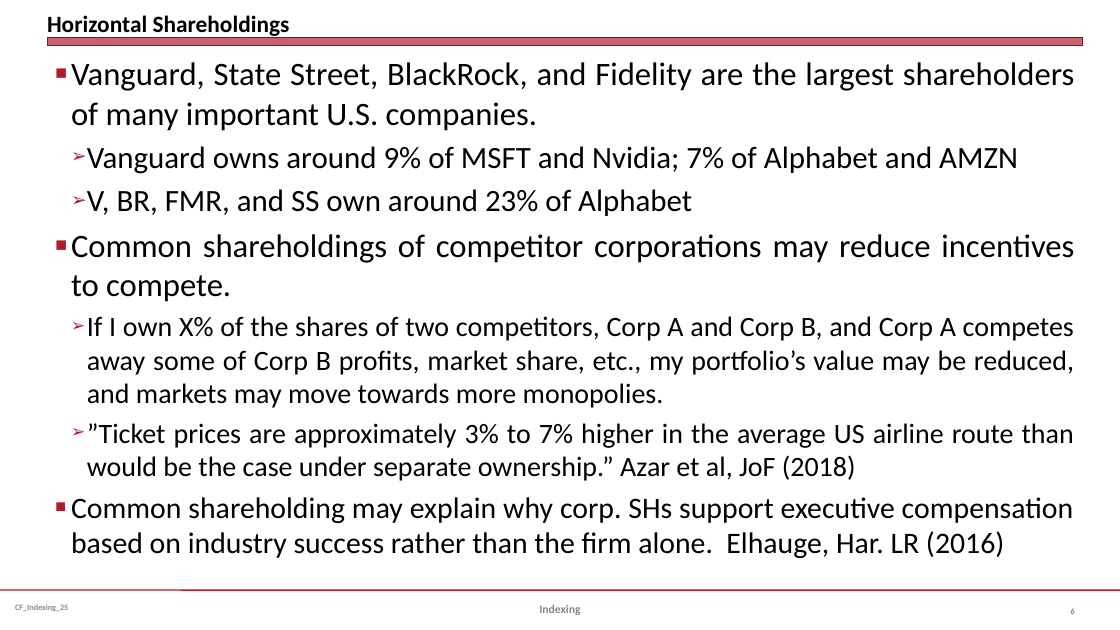
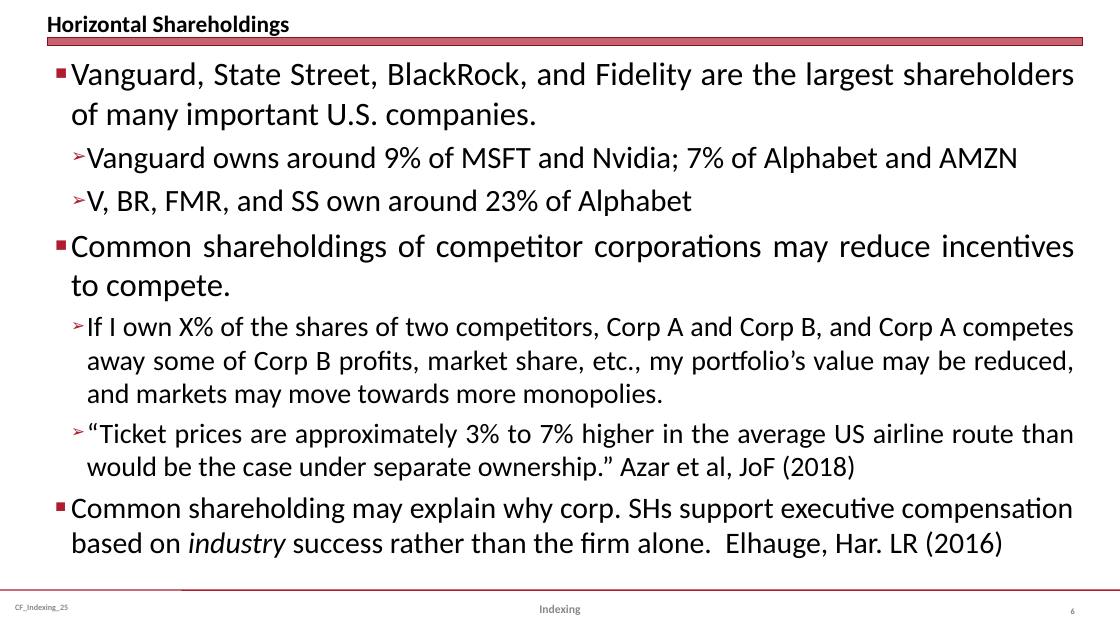
Before and after one commit to jmc877/Corporate-Finance, a slide deck: slide 6 of slides/Indexing_2025.pptx. Drawn at 1120x630 pixels with LibreOffice and Linux fonts; fonts in the diff are those of the drawing. Boxes give left, top, right and bottom in pixels: in the first picture for what was removed or moved away, otherwise in the second. Text is boxed around its words. In the diff, an @@ line names an element or a change of style, - is before the commit and + after.

```diff
--- a/slides/Indexing_2025.pptx
+++ b/slides/Indexing_2025.pptx
@@ text at box(87, 423, 1074, 481): text changed @@
-  ➢ ”Ticket prices are approximately 3% to 7% higher in the average US airline route than would be the case under separate ownership.” Azar et al, JoF (2018)
+  ➢ “Ticket prices are approximately 3% to 7% higher in the average US airline route than would be the case under separate ownership.” Azar et al, JoF (2018)
@@ text at box(71, 497, 1074, 558): italic on in "industry" @@
```
Also in this commit, not shown: 1 slide added, 5 other files.
